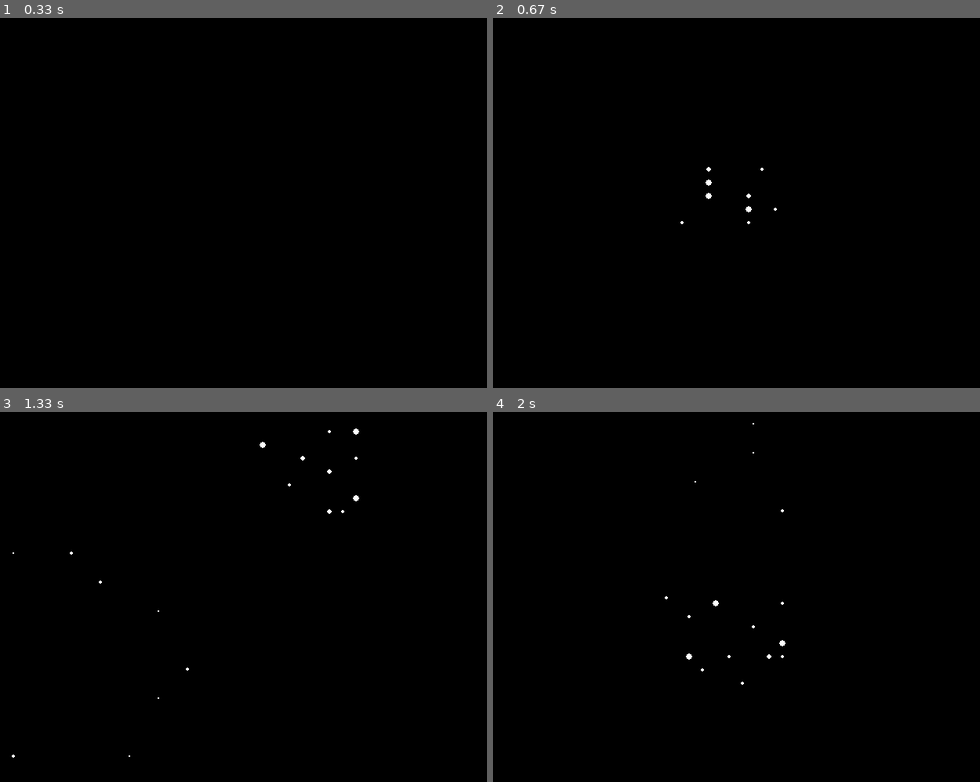
Above: before the commit, frames 1-4 (two rows, left to right).
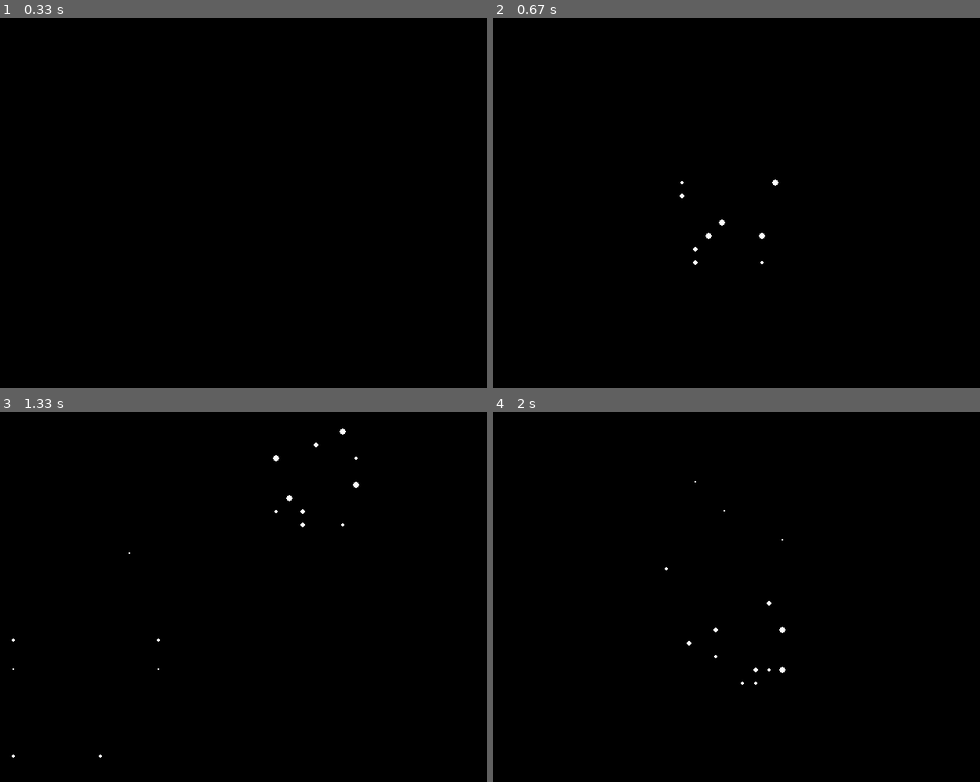
Above: after the commit, the same moments.

Repository: EnragedBread/pygame_particles
Game: pygame game, started from main.py
The game is run twice, just before and just after one commit, with the same random seed, the same clock (stepped at 60 frames per second) and the same inputs.
Inputs (mouse positions are in pixels of both pictures, inside the frame that each line leads up to):
- Up to frame 1 (0.33 s): no input
- Up to frame 2 (0.67 s): click (726, 206) at 0.38 s
- Up to frame 3 (1.33 s): click (116, 600) at 0.72 s; click (311, 467) at 1.05 s
- Up to frame 4 (2 s): click (741, 474) at 1.38 s; click (736, 637) at 1.72 s

Frame 1 is identical in both runs. In frame 2, 0.2% of the frame differs, in the area x 38-59%, y 40-67%; in frame 3, 0.2%, in the area x 2-74%, y 4-94%; in frame 4, 0.2%.

Commit message:
create a Particles class to manage a group of particles

Diff:
--- a/main.py
+++ b/main.py
@@ -3,14 +3,14 @@
 import pygame
 from pygame.locals import QUIT, KEYDOWN, K_ESCAPE, MOUSEBUTTONDOWN
 
-from particle import Particle
+from particle import Particle, Particles
 
 def main():
     pygame.init()
     screen = pygame.display.set_mode((640, 480))
     pygame.display.set_caption('particles demo')
     clock = pygame.time.Clock()
-    particles = [] #placement, radius, velocity
+    particles = Particles()
 
     while True:
         clock.tick(60)
@@ -24,21 +24,12 @@
             if event.type == MOUSEBUTTONDOWN and event.button == 1:
                 mx, my = pygame.mouse.get_pos()
                 for i in range(10):
-                    particles.append(Particle([mx, my]))
+                    particles.spawn([mx, my])
 
-        # UPDATE
-        # work with the list in reverse order so we can safely remove items while iterating
-        for i, particle in sorted(enumerate(particles), reverse=True):
-            particle.update()
+        particles.update()
 
-            if particle.radius <= 0:
-                particles.pop(i)
-
-        # RENDER
         screen.fill(pygame.Color('black'))
-
-        for particle in particles:
-            particle.render(screen)
+        particles.render(screen)
 
         pygame.display.flip()
 
--- a/particle.py
+++ b/particle.py
@@ -22,3 +22,22 @@
 
         self.velocity[1] += 0.1 #gravity
         self.radius -= 0.1
+
+class Particles():
+    def __init__(self):
+        self.particles = []
+
+    def spawn(self, location):
+        self.particles.append(Particle(location))
+
+    def render(self, screen):
+        for particle in self.particles:
+            particle.render(screen)
+
+    def update(self):
+        # work with the list in reverse order so we can safely remove items while iterating
+        for i, particle in sorted(enumerate(self.particles), reverse=True):
+            particle.update()
+
+            if particle.radius <= 0:
+                self.particles.pop(i)
